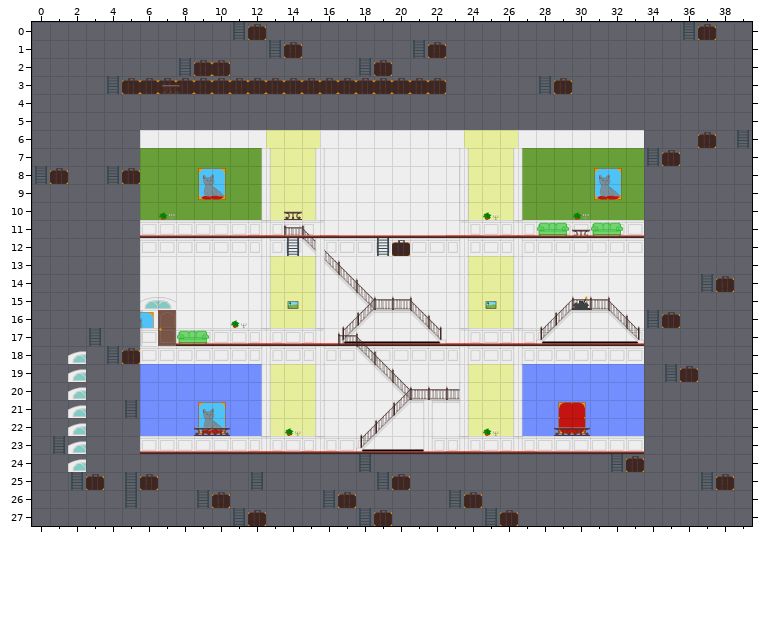
Two states of a Tiled map, levels/hallway_LRD.tmx. That is the earlier state.
Cells are 64x64 px. Shown: x 0..39, y 0..27.
After the commit:
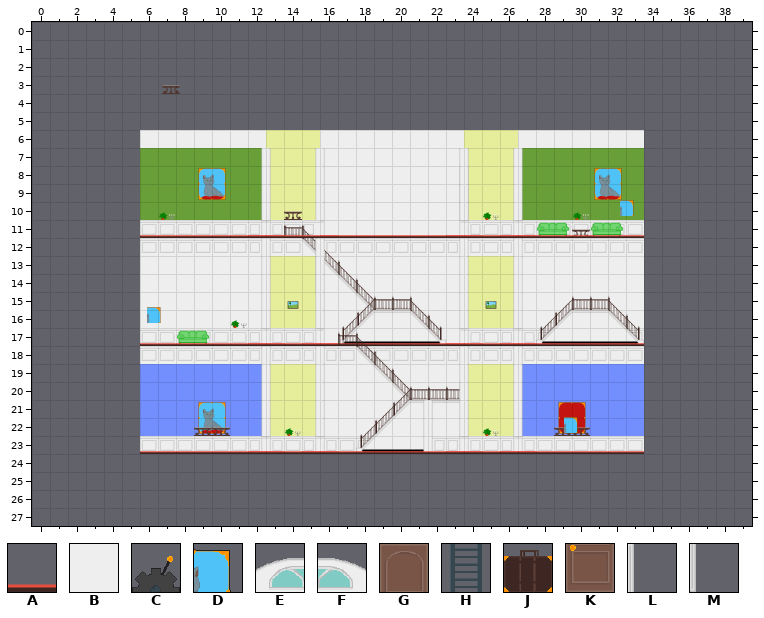
Key: from "testtiles": A 11, B 34, C 35, D 41, E 48, F 49, G 59, H 65, J 66, K 69, L 78, M 88.
_ is an empty cell, # one hidden under a higher layer, . an unchanged one.
Objects are placed by their top-left corner, in cells (3,4 is the top-left corner of cell 3,4); size is 1x1 cell unless given.
What changed:
--- layer "bg"
@@ x 4..37 @@
- 0 .......HJ.......................HJ
- 1 .........HJ......HJ...............
- 2 ....HJJ.......HJ..................
- 3 HJJJJJJJJJJJJJJJJJJ.....HJ........
+ 0 .......__.......................__
+ 1 .........__......__...............
+ 2 ....___.......__..................
+ 3 ___________________.....__........
@@ x 0..39 @@
- 6 .....................................J.H
- 7 ..................................HJ....
- 8 HJ..HJ..................................
+ 6 ....................................._._
+ 7 ..................................__....
+ 8 __..__..................................
@@ x 37..38 @@
-14 HJ
+14 __
@@ x 1..38 @@
-16 .....#...........................HJ...
-17 ..H...................................
-18 .E.HJ.................................
-19 .E................................HJ..
-20 .E....................................
-21 .E..H.................................
-22 .E....................................
-23 HE....................................
-24 .E...............H.............HJ.....
-25 .HJ.HJ.....H......HJ................HJ
-26 ....H...HJ.....HJ.....HJ..............
-27 ..........HJ.....HJ.....HJ............
+16 .....B...........................__...
+17 .._...................................
+18 ._.__.................................
+19 ._................................__..
+20 ._....................................
+21 ._.._.................................
+22 ._....................................
+23 __....................................
+24 ._..............._.............__.....
+25 .__.__....._......__................__
+26 ...._...__.....__.....__..............
+27 ..........__.....__.....__............
--- layer "Layer 2"
@@ x 6..6 @@
-16 B
+16 _
--- layer "Layer 3"
@@ x 14..20 @@
-12 H....HJ
+12 _....__
@@ x 6..7 @@
-15 EF
-16 LG
-17 MK
+15 __
+16 __
+17 AA
--- layer "Layer 4"
@@ x 6..6 @@
-16 L
+16 _
--- layer "foreground"
@@ x 6..6 @@
-16 L
+16 _
--- layer "doors"
+D "right" at 32.7,9.8
+D "left" at 6.4,15.7
+D "down" at 29.6,21.8
-D "left" at 6,16
--- layer "objects"
-C "lever" at 30,15
